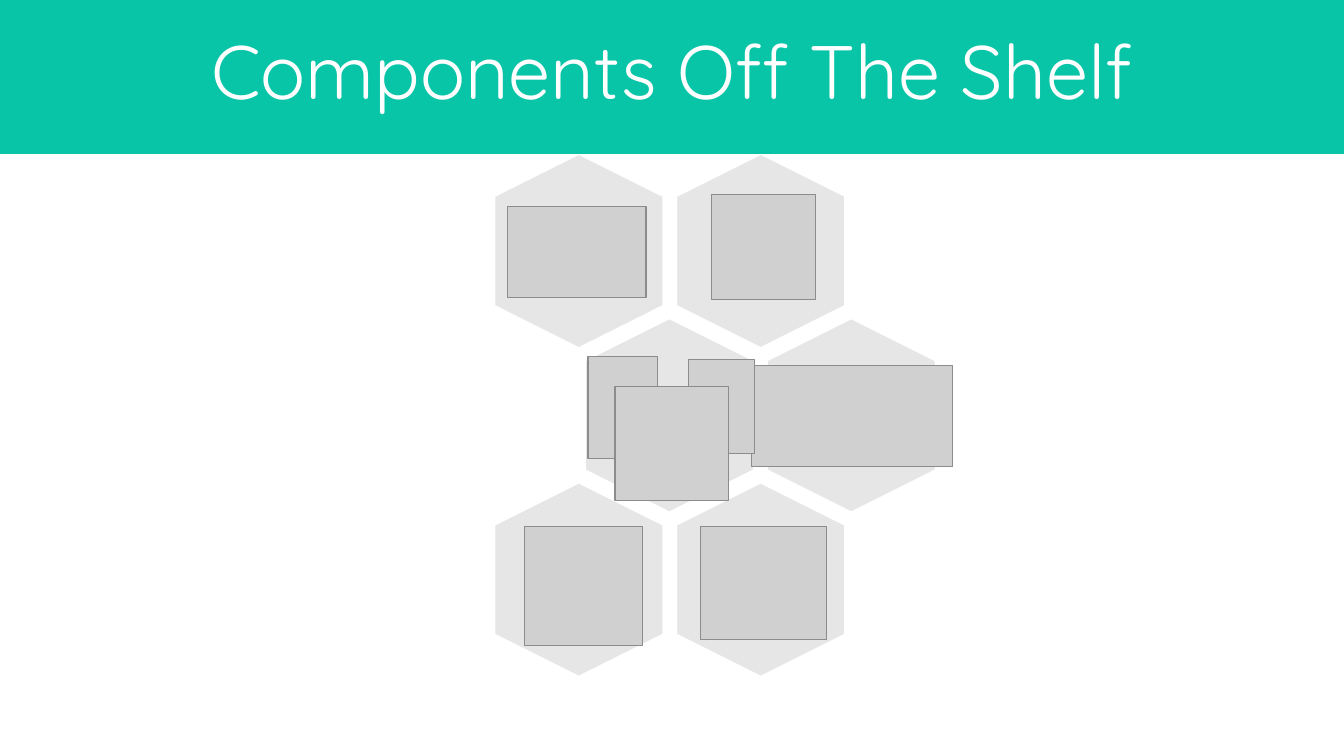
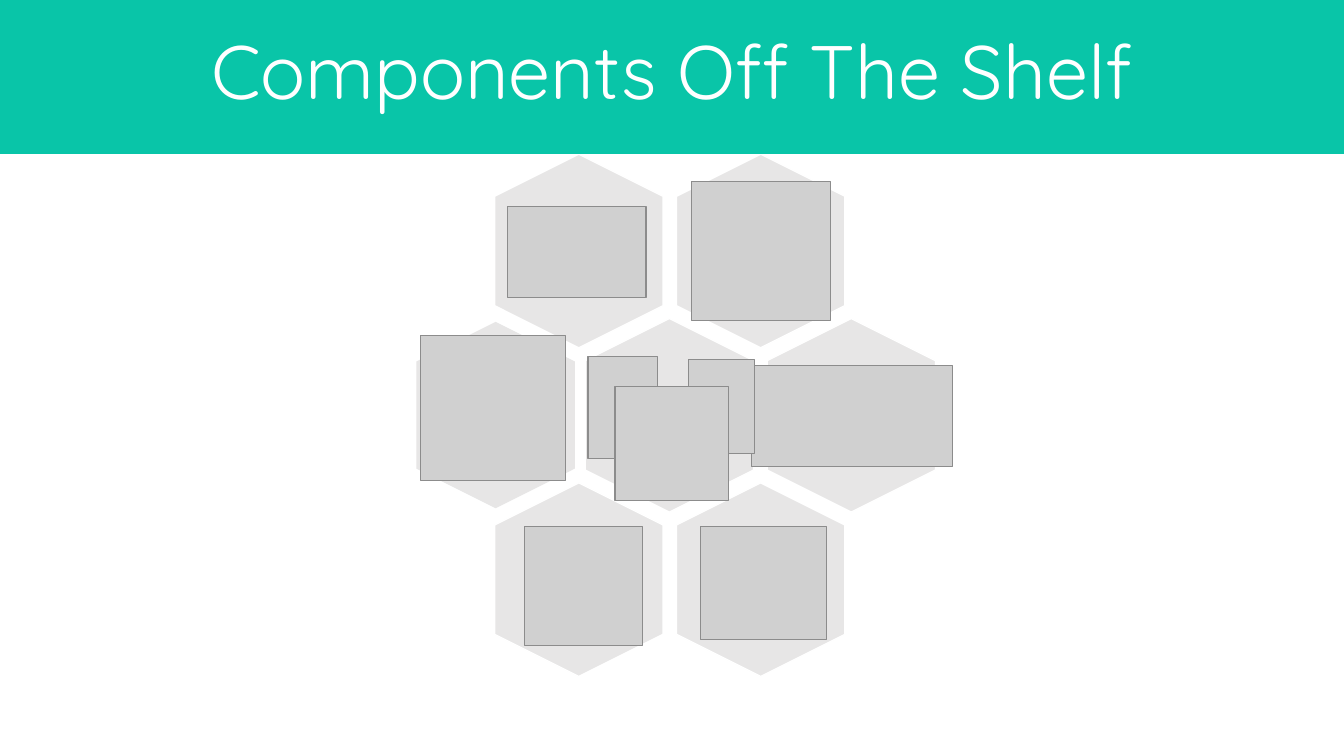
Before and after one commit to lorycris99/Team-HILO, a slide deck: slide 6 of NC_04_Presentazione_ODD-Testing_v1.0.pptx. Drawn at 1344x756 pixels with LibreOffice and Linux fonts; fonts in the diff are those of the drawing; grey boxes stand for pictures. Boxes give left, top, right and bottom in pixels: in the first picture for what was removed or moved away, otherwise in the second. Text is boxed around its words. In the diff, an @@ line names an element or a change of style, - is before the commit and + after.

```diff
--- a/NC_04_Presentazione_ODD-Testing_v1.0.pptx
+++ b/NC_04_Presentazione_ODD-Testing_v1.0.pptx
@@ picture resized from (x1=711, y1=195, x2=816, y2=299) to (x1=692, y1=181, x2=831, y2=321) @@
@@ hexagon added at (x1=417, y1=323, x2=574, y2=508), fill #E7E6E6, outline #E7E6E6 1 pt @@
@@ picture added at (x1=420, y1=336, x2=565, y2=480) @@
```
Also in this commit, not shown: 1 slide added, 5 other files.
